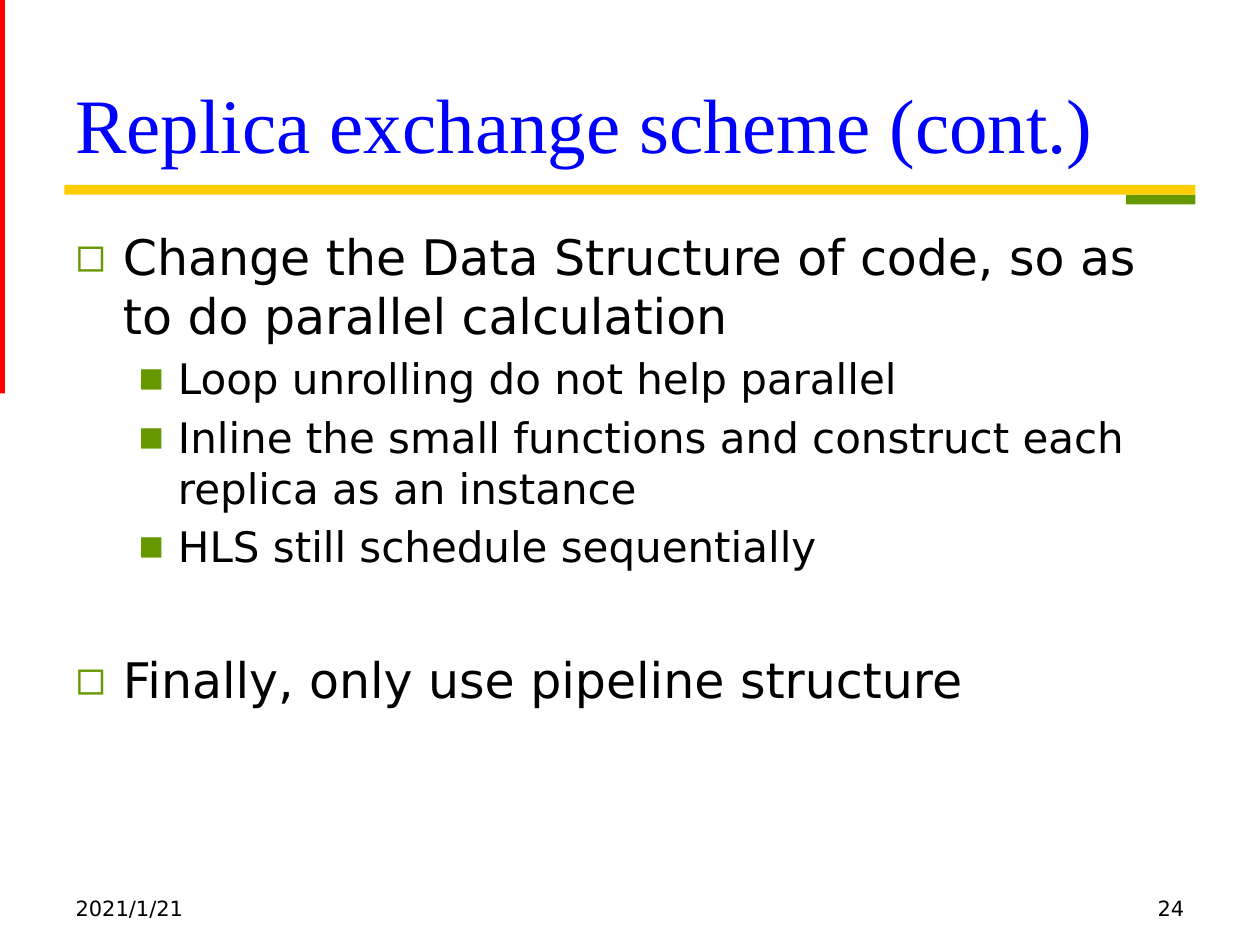
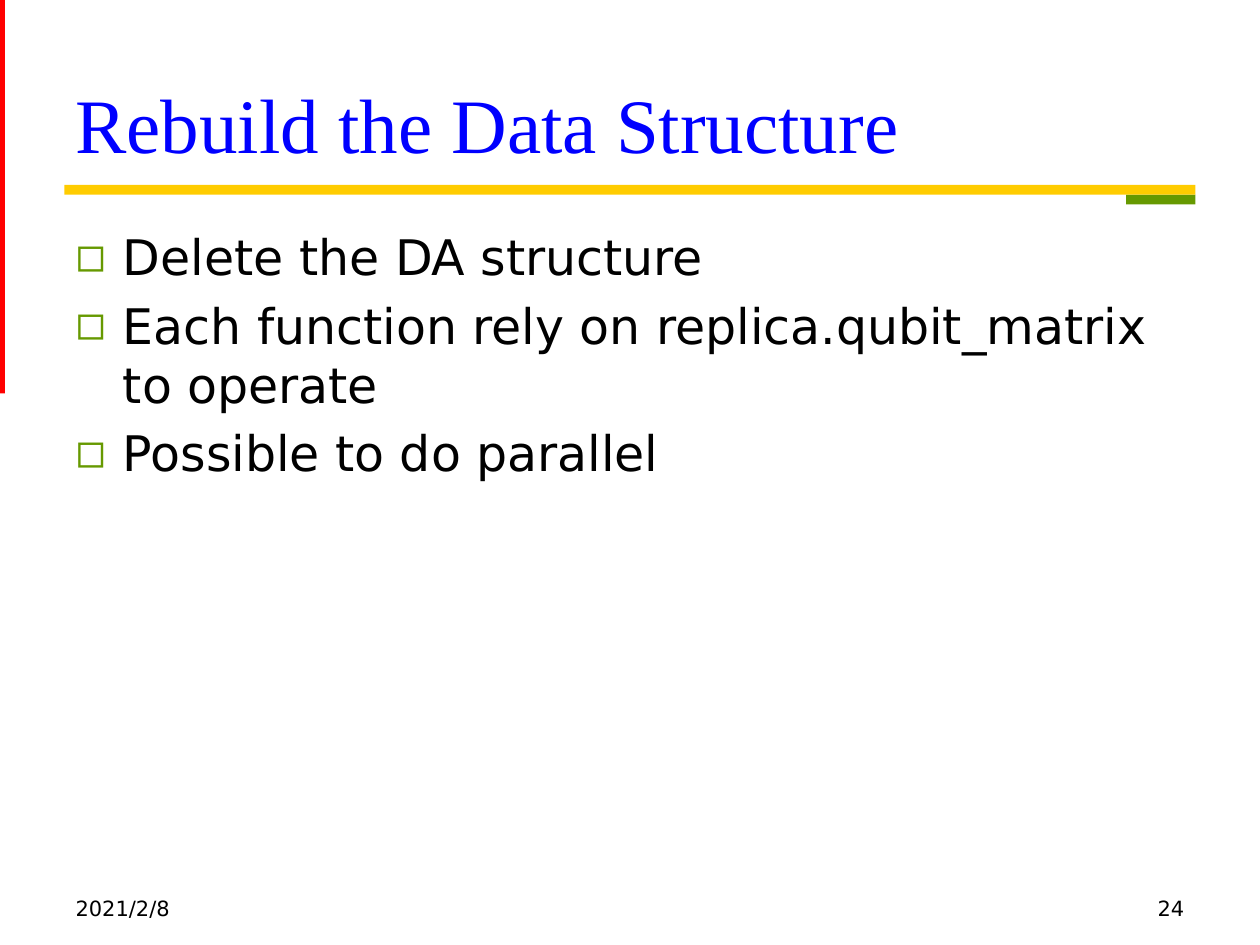
Before and after one commit to mediaic/MSoC-HLS, a slide deck: slide 24 of final-project/slides/Digital Annealer.pptx. Drawn at 1260x945 pixels with LibreOffice and Linux fonts; fonts in the diff are those of the drawing. Boxes give left, top, right and bottom in pixels: in the first picture for what was removed or moved away, otherwise in the second. Text is boxed around its words. In the diff, an @@ line names an element or a change of style, - is before the commit and + after.

```diff
--- a/final-project/slides/Digital Annealer.pptx
+++ b/final-project/slides/Digital Annealer.pptx
@@ title at [76,99,898,154]: text changed @@
-Replica exchange scheme (cont.)
+Rebuild the Data Structure
@@ text at [123,237,1146,482]: text changed; size 24 to 28 pt @@
-◻ Change the Data Structure of code, so as to do parallel calculation
-  ■ Loop unrolling do not help parallel
-  ■ Inline the small functions and construct each replica as an instance
-  ■ HLS still schedule sequentially
-◻ Finally, only use pipeline structure
+◻ Delete the DA structure
+◻ Each function rely on replica.qubit_matrix to operate
+◻ Possible to do parallel
@@ text at [76,900,170,918]: text changed @@
-2021/1/21
+2021/2/8
```
Also in this commit, not shown: 22 other slides changed, 11 slides added, 4 slides removed, 18 other files.
